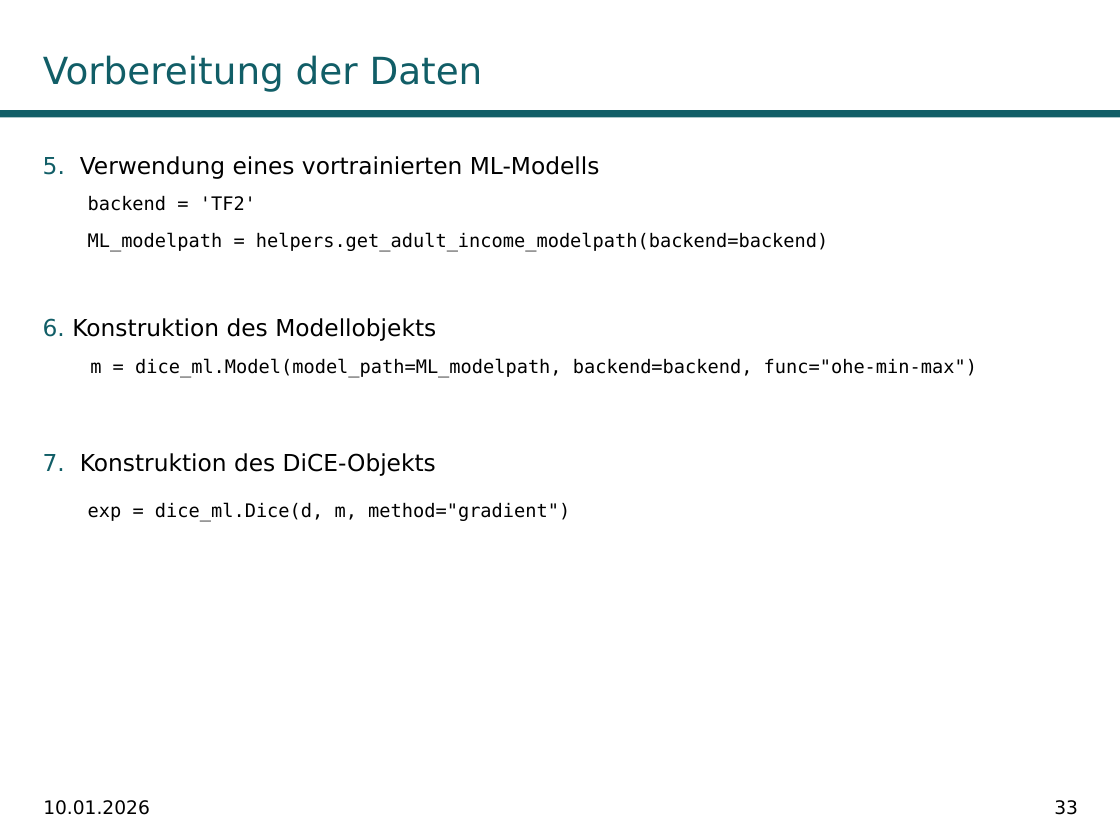
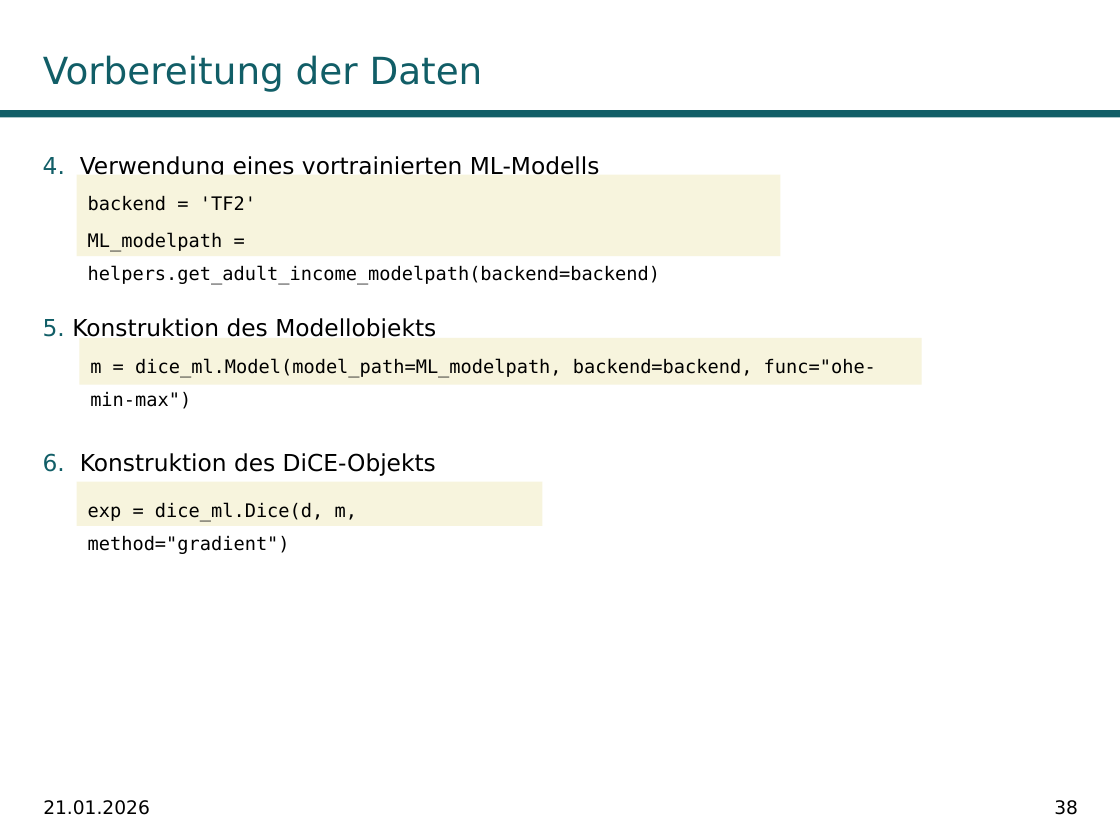
Before and after one commit to fabiw98/Seminar_DICE, a slide deck: slide 38 of Präsentation/DiCE_PowerPoint.potx (slide 33 before the commit). Drawn at 1120x840 pixels with LibreOffice and Linux fonts; fonts in the diff are those of the drawing; background and template pictures are left out. Boxes give left, top, right and bottom in pixels: in the first picture for what was removed or moved away, otherwise in the second. Text is boxed around its words. In the diff, an @@ line names an element or a change of style, - is before the commit and + after.

```diff
--- a/Präsentation/DiCE_PowerPoint.potx
+++ b/Präsentation/DiCE_PowerPoint.potx
@@ text at <box>43,156,600,175</box>: text changed @@
-5. Verwendung eines vortrainierten ML-Modells
+4. Verwendung eines vortrainierten ML-Modells
@@ rectangle "backend = 'TF2'": place and size @@
-rectangle "backend = 'TF2'" at <box>88,195,828,252</box>
+rectangle "backend = 'TF2'" at <box>76,175,780,256</box>
@@ text at <box>43,318,436,338</box>: text changed @@
-6. Konstruktion des Modellobjekts
+5. Konstruktion des Modellobjekts
@@ rectangle "m = dice_ml.Model(model_path=ML_modelpath, backend=backend,  ...": place and size @@
-rectangle "m = dice_ml.Model(model_path=ML_modelpath, backend=backend,  ..." at <box>90,358,977,378</box>
+rectangle "m = dice_ml.Model(model_path=ML_modelpath, backend=backend,  ..." at <box>80,338,922,385</box>
@@ text at <box>43,453,436,476</box>: text changed @@
-7. Konstruktion des DiCE-Objekts
+6. Konstruktion des DiCE-Objekts
@@ fill none to #F7F4DD in 3 elements at <box>76,175,780,256</box>, <box>80,338,922,385</box>, <box>76,482,542,525</box> @@
@@ text "exp = dice_ml.Dice(d, m, method="gradient")": place and size @@
-text "exp = dice_ml.Dice(d, m, method="gradient")" at <box>88,502,570,522</box>
+text "exp = dice_ml.Dice(d, m, method="gradient")" at <box>76,482,542,525</box>
@@ text at <box>43,800,150,815</box>: text changed @@
-10.01.2026
+21.01.2026
@@ page number at <box>1054,800,1078,815</box>: text changed @@
-33
+38
```
Also in this commit, not shown: 30 other slides changed, 8 slides added, 3 slides removed, 18 other files.
